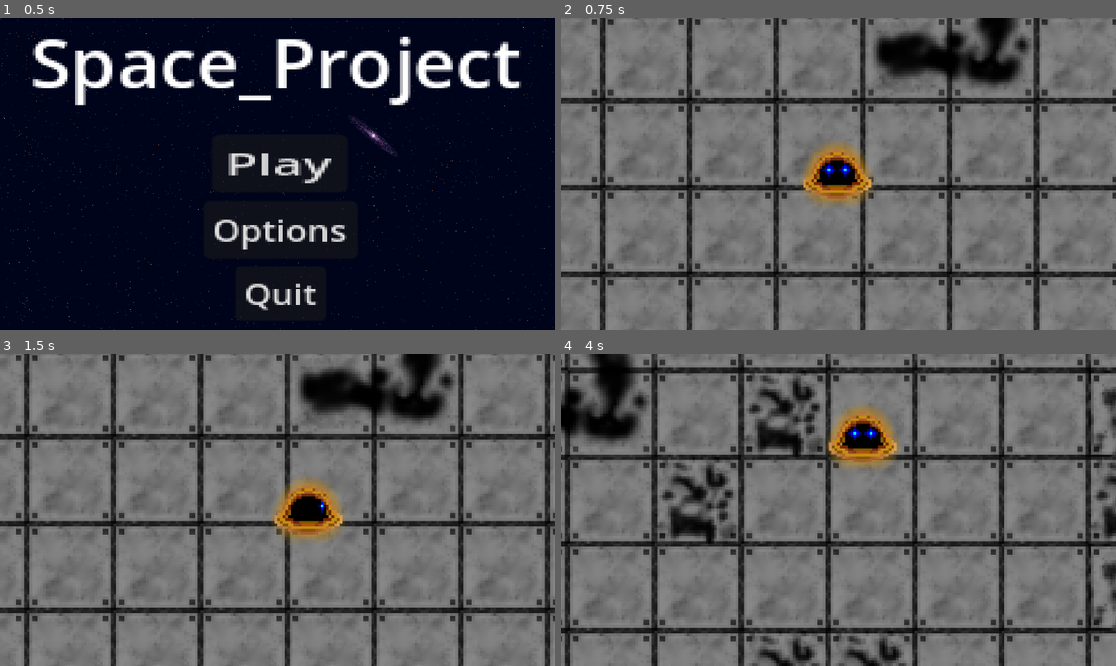
Above: before the commit, frames 1-4 (two rows, left to right).
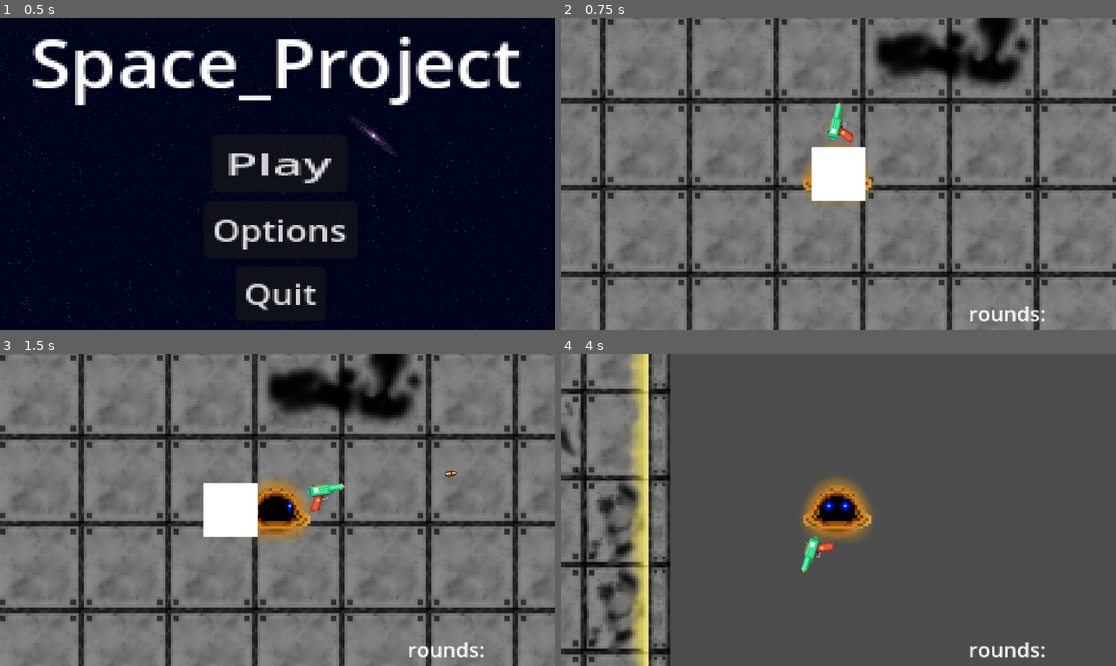
Above: after the commit, the same moments.

Repository: vulcanicbutter/space-project
Game: Godot game, scene res://MainMenu/Main Menu.tscn
Same seed, same stepped clock (60 frames per second), same inputs: the game is played once before the commit and once after it.
Inputs (mouse positions are in pixels of both pictures, inside the frame that each line leads up to):
- Up to frame 1 (0.5 s): no input
- Up to frame 2 (0.75 s): click "Play" at 0.5 s
- Up to frame 3 (1.5 s): tap Enter at 1.25 s; move the mouse to (399, 494) at 1.27 s; hold D (move_right) from 1.28 s (still down); click (399, 494) at 1.35 s
- Up to frame 4 (4 s): tap Space (Dash, bound only after the commit) at 1.55, 2.1, 3.8 s; move the mouse to (727, 525) at 2.02 s; release D (move_right) at 2.03 s; hold S (move_backward) 2.03-2.78 s; tap Tab (test, bound only after the commit) at 2.3, 2.85 s; move the mouse to (894, 441) at 2.77 s; hold D (move_right) 2.78-3.53 s; click (894, 441) at 3.05 s; move the mouse to (810, 572) at 3.52 s; hold W (move_forward) from 3.53 s (still down); click (810, 572) at 3.6 s

Frame 1 is identical in both runs. In frame 2, 2.3% of the frame differs, in the area x 45-88%, y 26-98%; in frame 3, 26%; in frame 4, 86%, in the area x 0-100%, y 0-100%.
Error before the commit: Invalid call. Nonexistent function 'start_attack' in base 'Area2D'. (res://Characters/Movement.gd:43)

Commit message:
Add files via upload

Diff:
--- a/space_project/Characters/Movement.gd
+++ b/space_project/Characters/Movement.gd
@@ -4,6 +4,13 @@
 @export var MAX_SPEED = 200.0
 @export var ACCELERATION = 800.0
 @export var DECELERATION = 800.0
+@export var dash_can = true
+@export var dash_amount = 1
+@export var dash_coldown = 1
+@export var dash_lenght = 0.105
+@export var dash_max_amount = 4
+@export var dash_regen = true
+@export var dash_regen_coldown = 2
 #endregion
 
 #region Attack variables
@@ -38,10 +45,30 @@
 	move_and_slide()
 #endregion
 
-#region Attack function
-	if Input.is_action_just_pressed("meele_attack"):
-		attack_component.start_attack()
-#endregion
+#region Dash
+
+
+	if Input.is_action_just_pressed("Dash") and dash_can == true and dash_amount >= 1 :
+	#dash
+		dash_can = false
+		dash_amount = dash_amount - 1
+		MAX_SPEED = MAX_SPEED * 5
+		ACCELERATION = ACCELERATION * 6.3
+		await get_tree().create_timer(dash_lenght).timeout
+		MAX_SPEED = MAX_SPEED / 5
+		ACCELERATION = ACCELERATION / 6.3
+		await get_tree().create_timer(dash_coldown).timeout
+		dash_can = true
+
+
+#region Dash regen
+	if dash_max_amount > dash_amount and dash_regen:
+		dash_regen = false
+		dash_amount = dash_amount + 1
+		await get_tree().create_timer(dash_regen_coldown).timeout
+		dash_regen = true
+
+
 
 #region Texture changer function
 	if input_vector.x > 0:
--- /dev/null
+++ b/space_project/Enviorment/cardboard_box.tscn
@@ -0,0 +1,19 @@
+[gd_scene load_steps=3 format=3 uid="uid://6vhjhe6mekae"]
+
+[sub_resource type="CanvasTexture" id="CanvasTexture_ogqv5"]
+
+[sub_resource type="RectangleShape2D" id="RectangleShape2D_ogqv5"]
+
+[node name="BoxHandler" type="Node2D"]
+
+[node name="carboardbox" type="Node2D" parent="."]
+
+[node name="Sprite2D" type="Sprite2D" parent="carboardbox"]
+position = Vector2(2.98023e-08, 0)
+scale = Vector2(20, 20)
+texture = SubResource("CanvasTexture_ogqv5")
+
+[node name="Area2D" type="Area2D" parent="carboardbox"]
+
+[node name="CollisionShape2D" type="CollisionShape2D" parent="carboardbox/Area2D"]
+shape = SubResource("RectangleShape2D_ogqv5")
--- /dev/null
+++ b/space_project/Enviorment/wall.tscn
@@ -0,0 +1,13 @@
+[gd_scene load_steps=2 format=3 uid="uid://bktht5phnmh1s"]
+
+[sub_resource type="RectangleShape2D" id="RectangleShape2D_ls2y0"]
+size = Vector2(36, 2)
+
+[node name="wall" type="Node2D"]
+
+[node name="Area2D" type="Area2D" parent="."]
+
+[node name="Sprite2D" type="Sprite2D" parent="Area2D"]
+
+[node name="CollisionShape2D" type="CollisionShape2D" parent="Area2D"]
+shape = SubResource("RectangleShape2D_ls2y0")
--- /dev/null
+++ b/space_project/Hud.tscn
@@ -0,0 +1,21 @@
+[gd_scene load_steps=2 format=3 uid="uid://8hyawat5lxqx"]
+
+[sub_resource type="LabelSettings" id="LabelSettings_hj7fp"]
+
+[node name="HUD" type="Control"]
+layout_mode = 3
+anchors_preset = 15
+anchor_right = 1.0
+anchor_bottom = 1.0
+grow_horizontal = 2
+grow_vertical = 2
+
+[node name="Label" type="Label" parent="."]
+layout_mode = 0
+offset_left = 150.0
+offset_top = 103.0
+offset_right = 210.0
+offset_bottom = 126.0
+scale = Vector2(0.479997, 0.466411)
+text = "rounds:"
+label_settings = SubResource("LabelSettings_hj7fp")
--- a/space_project/Lobby/Lobby.tscn
+++ b/space_project/Lobby/Lobby.tscn
@@ -1,11 +1,10 @@
-[gd_scene load_steps=15 format=4 uid="uid://dgo1q2wfa6fnc"]
+[gd_scene load_steps=13 format=4 uid="uid://dgo1q2wfa6fnc"]
 
 [ext_resource type="Texture2D" uid="uid://f7uq58xa24dd" path="res://Enviorment/Tileset.png" id="1_iiluk"]
-[ext_resource type="Script" uid="uid://dc2b705dkl6ls" path="res://Characters/Movement.gd" id="2_tw5qk"]
-[ext_resource type="Texture2D" uid="uid://b28o1vk2lvfth" path="res://Characters/Default_Character_front.png" id="3_ihjjj"]
+[ext_resource type="PackedScene" uid="uid://cuiaqgirsk2nr" path="res://player.tscn" id="3_6tm10"]
+[ext_resource type="PackedScene" uid="uid://6vhjhe6mekae" path="res://Enviorment/cardboard_box.tscn" id="3_tw5qk"]
 [ext_resource type="Texture2D" uid="uid://bksb4sbjhghvp" path="res://Enviorment/Tileset_walls.png" id="4_6dted"]
-[ext_resource type="Texture2D" uid="uid://t2qjk2dfw2o4" path="res://Characters/Default_Character_left.png" id="4_ihjjj"]
-[ext_resource type="Texture2D" uid="uid://crk5b76r7wlqc" path="res://Characters/Default_Character_right.png" id="5_6dted"]
+[ext_resource type="PackedScene" uid="uid://d24okg6po3c77" path="res://Spawner/spawner.tscn" id="4_iiluk"]
 
 [sub_resource type="TileSetAtlasSource" id="TileSetAtlasSource_2kqfl"]
 texture = ExtResource("1_iiluk")
@@ -21,15 +20,6 @@
 tile_size = Vector2i(32, 32)
 physics_layer_0/collision_layer = 1
 sources/0 = SubResource("TileSetAtlasSource_2kqfl")
-
-[sub_resource type="CapsuleShape2D" id="CapsuleShape2D_jjvec"]
-radius = 7.0
-height = 25.0
-
-[sub_resource type="CircleShape2D" id="CircleShape2D_hiny6"]
-radius = 7.13341
-
-[sub_resource type="SphereMesh" id="SphereMesh_hiny6"]
 
 [sub_resource type="TileSetAtlasSource" id="TileSetAtlasSource_a3xvg"]
 resource_name = "Walls"
@@ -49,6 +39,11 @@
 physics_layer_0/collision_layer = 1
 sources/0 = SubResource("TileSetAtlasSource_a3xvg")
 
+[sub_resource type="CircleShape2D" id="CircleShape2D_hiny6"]
+radius = 7.13341
+
+[sub_resource type="SphereMesh" id="SphereMesh_hiny6"]
+
 [sub_resource type="CapsuleShape2D" id="CapsuleShape2D_tccrc"]
 radius = 7.0
 height = 25.0
@@ -64,49 +59,6 @@
 position = Vector2(9, -59)
 tile_map_data = PackedByteArray("AAAAAP//AAACAAAAAAAAAAAAAAACAAEAAAABAP//AAADAAAAAAABAAAAAAADAAEAAAD7//z/AAACAAAAAAD7// …(16880 unchanged characters)…
 tile_set = SubResource("TileSet_phpbs")
-
-[node name="Player" type="CharacterBody2D" parent="."]
-motion_mode = 1
-script = ExtResource("2_tw5qk")
-character_front = ExtResource("3_ihjjj")
-character_left = ExtResource("4_ihjjj")
-character_right = ExtResource("5_6dted")
-
-[node name="PlayerStats" type="Node" parent="Player"]
-
-[node name="PlayerHurtBox" type="Area2D" parent="Player"]
-
-[node name="CollisionShape2D" type="CollisionShape2D" parent="Player/PlayerHurtBox"]
-position = Vector2(-0.5, -1)
-rotation = 1.5708
-shape = SubResource("CapsuleShape2D_jjvec")
-
-[node name="Camera2D" type="Camera2D" parent="Player"]
-zoom = Vector2(5.63, 5.63)
-position_smoothing_enabled = true
-
-[node name="Sprite2D2" type="Sprite2D" parent="Player"]
-texture = ExtResource("3_ihjjj")
-
-[node name="CollisionShape2D" type="CollisionShape2D" parent="Player"]
-position = Vector2(-0.5, -1)
-rotation = 1.5708
-shape = SubResource("CapsuleShape2D_jjvec")
-
-[node name="PlayerAttackHitbox" type="Area2D" parent="Player"]
-visible = false
-position = Vector2(-0.4, 0.1)
-scale = Vector2(3, 3)
-
-[node name="CollisionShape2D" type="CollisionShape2D" parent="Player/PlayerAttackHitbox"]
-shape = SubResource("CircleShape2D_hiny6")
-disabled = true
-
-[node name="MeshInstance2D" type="MeshInstance2D" parent="Player/PlayerAttackHitbox/CollisionShape2D"]
-modulate = Color(0.839216, 0.694118, 0, 0.380392)
-position = Vector2(-0.0333327, -0.0333303)
-scale = Vector2(26.3632, 26)
-mesh = SubResource("SphereMesh_hiny6")
 
 [node name="TileMapLayer2" type="TileMapLayer" parent="."]
 position = Vector2(9, -59)
@@ -160,7 +112,10 @@
 scale = Vector2(14.3496, 14)
 mesh = SubResource("SphereMesh_hiny6")
 
-[connection signal="area_entered" from="Player/PlayerHurtBox" to="Enemy3/EnemyAttackHitbox" method="_on_player_hurt_box_area_entered"]
-[connection signal="area_exited" from="Player/PlayerHurtBox" to="Enemy3/EnemyAttackHitbox" method="_on_player_hurt_box_area_exited"]
-[connection signal="area_entered" from="Enemy3/EnemyAttackHitbox" to="Player/PlayerStats" method="_on_enemy_attack_hitbox_area_entered"]
+[node name="Player" parent="." instance=ExtResource("3_6tm10")]
+
+[node name="Spawner" parent="." instance=ExtResource("4_iiluk")]
+
+[node name="BoxHandler" parent="." instance=ExtResource("3_tw5qk")]
+
 [connection signal="area_entered" from="Enemy3/EnemyHurtBox" to="Enemy3" method="_on_enemy_hurt_box_area_entered"]
--- /dev/null
+++ b/space_project/Spawner/spawner.tscn
@@ -0,0 +1,14 @@
+[gd_scene load_steps=3 format=3 uid="uid://d24okg6po3c77"]
+
+[ext_resource type="Script" uid="uid://cn781nfil71n5" path="res://spawner.gd" id="1_10h3l"]
+[ext_resource type="PackedScene" uid="uid://bktht5phnmh1s" path="res://Enviorment/wall.tscn" id="2_38tkg"]
+
+[node name="Spawner" type="Node2D"]
+script = ExtResource("1_10h3l")
+
+[node name="Timer" type="Timer" parent="."]
+autostart = true
+
+[node name="wall" parent="." instance=ExtResource("2_38tkg")]
+
+[connection signal="timeout" from="Timer" to="." method="_on_timer_timeout"]
--- /dev/null
+++ b/space_project/fullscreenwindowed.gd
@@ -0,0 +1,17 @@
+extends Node
+
+func _ready():
+	# Optional: Start in fullscreen when game launches
+	DisplayServer.window_set_mode(DisplayServer.WINDOW_MODE_WINDOWED)
+	pass
+
+func _input(event):
+	if event.is_action_pressed("fullscreenwindowed"):
+		toggle_fullscreen()
+
+func toggle_fullscreen():
+	if DisplayServer.window_get_mode() == DisplayServer.WINDOW_MODE_FULLSCREEN:
+		DisplayServer.window_set_mode(DisplayServer.WINDOW_MODE_WINDOWED)
+		print("Switched to Windowed mode")
+	else:
+		DisplayServer.window_set_mode(DisplayServer.WINDOW_MODE_FULLSCREEN)
--- /dev/null
+++ b/space_project/items/gun/Bullet/bullet.gd
@@ -0,0 +1,10 @@
+extends Node2D
+@export var Bulletspeed = 300
+var final_velocity = Vector2.ZERO
+
+func _process(delta: float) -> void:
+	position += transform.x * Bulletspeed * delta
+
+
+func _on_visible_on_screen_notifier_2d_screen_exited() -> void:
+	queue_free()
--- /dev/null
+++ b/space_project/items/gun/Bullet/bullet.tscn
@@ -0,0 +1,17 @@
+[gd_scene load_steps=3 format=3 uid="uid://ofdikqvhq72v"]
+
+[ext_resource type="Texture2D" uid="uid://30dqepc8ap8a" path="res://items/gun/Bullet/Bullet.png" id="1_miwmg"]
+[ext_resource type="Script" uid="uid://d20t45k3lvx2" path="res://items/gun/Bullet/bullet.gd" id="1_tnb50"]
+
+[node name="bullet" type="Node2D"]
+script = ExtResource("1_tnb50")
+
+[node name="bullet" type="Sprite2D" parent="."]
+position = Vector2(0.5, -2.38419e-07)
+scale = Vector2(0.0108173, 0.0112179)
+texture = ExtResource("1_miwmg")
+
+[node name="VisibleOnScreenNotifier2D" type="VisibleOnScreenNotifier2D" parent="."]
+scale = Vector2(0.5, 0.6)
+
+[connection signal="screen_exited" from="VisibleOnScreenNotifier2D" to="." method="_on_visible_on_screen_notifier_2d_screen_exited"]
--- /dev/null
+++ b/space_project/items/gun/gun.gd
@@ -0,0 +1,42 @@
+extends Node2D
+
+@onready var fire_timer = $FireTimer
+@export var fire_rate: float = 0.2
+var Timeout = 1.5
+var ammo = 30
+var max_ammo = 30
+var reloadtime = 2
+
+
+const bullet = preload("res://items/gun/Bullet/bullet.tscn")
+@onready var muzzle: Marker2D = $Marker2D
+
+func _physics_process(delta):
+	look_at(get_global_mouse_position())
+
+	if Input.is_action_just_pressed("reload") and ammo != max_ammo :
+		await get_tree().create_timer(reloadtime).timeout
+		ammo = max_ammo
+
+	rotation_degrees = wrapf(rotation_degrees, 0.0, 360.0)
+
+	if rotation_degrees > 90 and rotation_degrees < 270:
+		scale.y = -1
+	else:
+		scale.y = 1
+
+
+
+
+		##if Input.is_action_just_pressed("test"):
+
+
+
+		if Input.is_action_just_pressed("attack") and ammo > 0 and fire_timer.is_stopped():
+			var bullet_instance = load("res://items/gun/Bullet/bullet.tscn").instantiate()
+			ammo = ammo-1
+			get_parent().add_child(bullet_instance)
+			bullet_instance.global_position = muzzle.global_position
+			bullet_instance.rotation = rotation
+			fire_timer.start(fire_rate)
+		#pistol_cooldown = true
--- /dev/null
+++ b/space_project/items/gun/gun.tscn
@@ -0,0 +1,18 @@
+[gd_scene load_steps=3 format=3 uid="uid://d2mr7mdjs6gk0"]
+
+[ext_resource type="Texture2D" uid="uid://cebffj3hqoyd5" path="res://items/gun/pixel-art-retro-toy-gun-isolated-white-background_1292377-21085.png" id="1_kltfy"]
+[ext_resource type="Script" uid="uid://cv8lyeaoa4117" path="res://items/gun/gun.gd" id="1_yp0mf"]
+
+[node name="gun" type="Node2D"]
+script = ExtResource("1_yp0mf")
+
+[node name="Sprite2D" type="Sprite2D" parent="."]
+position = Vector2(19, -3)
+scale = Vector2(0.02, 0.02)
+texture = ExtResource("1_kltfy")
+
+[node name="Marker2D" type="Marker2D" parent="."]
+position = Vector2(25, -5)
+
+[node name="FireTimer" type="Timer" parent="."]
+one_shot = true
--- /dev/null
+++ b/space_project/player.tscn
@@ -0,0 +1,71 @@
+[gd_scene load_steps=10 format=3 uid="uid://cuiaqgirsk2nr"]
+
+[ext_resource type="Script" uid="uid://dc2b705dkl6ls" path="res://Characters/Movement.gd" id="1_sweqy"]
+[ext_resource type="Texture2D" uid="uid://b28o1vk2lvfth" path="res://Characters/Default_Character_front.png" id="2_2hs0m"]
+[ext_resource type="Texture2D" uid="uid://t2qjk2dfw2o4" path="res://Characters/Default_Character_left.png" id="3_1jxqw"]
+[ext_resource type="Texture2D" uid="uid://crk5b76r7wlqc" path="res://Characters/Default_Character_right.png" id="4_dw050"]
+[ext_resource type="PackedScene" uid="uid://d2mr7mdjs6gk0" path="res://items/gun/gun.tscn" id="5_b26j0"]
+[ext_resource type="PackedScene" uid="uid://8hyawat5lxqx" path="res://Hud.tscn" id="6_2hs0m"]
+
+[sub_resource type="CapsuleShape2D" id="CapsuleShape2D_n7ghd"]
+radius = 7.0
+height = 25.0
+
+[sub_resource type="CircleShape2D" id="CircleShape2D_nvl01"]
+radius = 7.13341
+
+[sub_resource type="SphereMesh" id="SphereMesh_ivps1"]
+
+[node name="Player" type="CharacterBody2D"]
+motion_mode = 1
+script = ExtResource("1_sweqy")
+character_front = ExtResource("2_2hs0m")
+character_left = ExtResource("3_1jxqw")
+character_right = ExtResource("4_dw050")
+
+[node name="PlayerStats" type="Node" parent="."]
+
+[node name="PlayerHurtBox" type="Area2D" parent="."]
+
+[node name="CollisionShape2D" type="CollisionShape2D" parent="PlayerHurtBox"]
+position = Vector2(-0.5, -1)
+rotation = 1.5708
+shape = SubResource("CapsuleShape2D_n7ghd")
+
+[node name="Camera2D" type="Camera2D" parent="."]
+zoom = Vector2(5.63, 5.63)
+
+[node name="HUD" parent="." instance=ExtResource("6_2hs0m")]
+offset_left = -102.0
+offset_top = -57.0
+offset_right = -31.0
+offset_bottom = -23.0
+
+[node name="Sprite2D2" type="Sprite2D" parent="."]
+texture = ExtResource("2_2hs0m")
+
+[node name="CollisionShape2D" type="CollisionShape2D" parent="."]
+position = Vector2(-1, -1)
+rotation = 1.5708
+shape = SubResource("CapsuleShape2D_n7ghd")
+
+[node name="PlayerAttackHitbox" type="Area2D" parent="."]
+position = Vector2(-0.4, 0.1)
+scale = Vector2(3, 3)
+
+[node name="CollisionShape2D" type="CollisionShape2D" parent="PlayerAttackHitbox"]
+visible = false
+shape = SubResource("CircleShape2D_nvl01")
+disabled = true
+
+[node name="MeshInstance2D" type="MeshInstance2D" parent="PlayerAttackHitbox/CollisionShape2D"]
+visible = false
+modulate = Color(0.839216, 0.694118, 0, 0.380392)
+position = Vector2(-0.0333327, -0.0333303)
+scale = Vector2(26.3632, 26)
+mesh = SubResource("SphereMesh_ivps1")
+
+[node name="gun" parent="." instance=ExtResource("5_b26j0")]
+
+[node name="Node2D" type="Node2D" parent="."]
+visible = false
--- a/space_project/project.godot
+++ b/space_project/project.godot
@@ -14,6 +14,10 @@
 run/main_scene="uid://byuotx5awablw"
 config/features=PackedStringArray("4.4", "Forward Plus")
 config/icon="res://icon.svg"
+
+[autoload]
+
+toggle_fullscreen="*res://fullscreenwindowed.gd"
 
 [input]
 
@@ -37,9 +41,34 @@
 "events": [Object(InputEventKey,"resource_local_to_scene":false,"resource_name":"","device":-1,"window_id":0,"alt_press …(192 unchanged characters)…
 ]
 }
-meele_attack={
+attack={
 "deadzone": 0.2,
-"events": [Object(InputEventMouseButton,"resource_local_to_s …(115 unchanged characters)… alse,"meta_pressed":false,"button_mask":0,"position":Vector2(0, 0),"global_position":Vector2(0, 0),"factor":1.0,"button_index":1,"canceled":false,"pressed":false,"double_click":false,"script":null)
+"events": [Object(InputEventMouseButton,"resource_local_to_s …(115 unchanged characters)… alse,"meta_pressed":false,"button_mask":1,"position":Vector2(190, 29),"global_position":Vector2(199, 77),"factor":1.0,"button_index":1,"canceled":false,"pressed":true,"double_click":false,"script":null)
+]
+}
+Dash={
+"deadzone": 0.2,
+"events": [Object(InputEventKey,"resource_local_to_scene":false,"resource_name":"","device":-1,"window_id":0,"alt_pressed":false,"shift_pressed":false,"ctrl_pressed":false,"meta_pressed":false,"pressed":false,"keycode":0,"physical_keycode":32,"key_label":0,"unicode":32,"location":0,"echo":false,"script":null)
+]
+}
+fullscreenwindowed={
+"deadzone": 0.2,
+"events": [Object(InputEventKey,"resource_local_to_scene":false,"resource_name":"","device":-1,"window_id":0,"alt_pressed":false,"shift_pressed":false,"ctrl_pressed":false,"meta_pressed":false,"pressed":false,"keycode":0,"physical_keycode":4194342,"key_label":0,"unicode":0,"location":0,"echo":false,"script":null)
+]
+}
+exit_fullscreen={
+"deadzone": 0.2,
+"events": [Object(InputEventKey,"resource_local_to_scene":false,"resource_name":"","device":-1,"window_id":0,"alt_pressed":false,"shift_pressed":false,"ctrl_pressed":false,"meta_pressed":false,"pressed":false,"keycode":0,"physical_keycode":4194305,"key_label":0,"unicode":0,"location":0,"echo":false,"script":null)
+]
+}
+reload={
+"deadzone": 0.2,
+"events": [Object(InputEventKey,"resource_local_to_scene":false,"resource_name":"","device":-1,"window_id":0,"alt_pressed":false,"shift_pressed":false,"ctrl_pressed":false,"meta_pressed":false,"pressed":false,"keycode":0,"physical_keycode":82,"key_label":0,"unicode":114,"location":0,"echo":false,"script":null)
+]
+}
+test={
+"deadzone": 0.2,
+"events": [Object(InputEventKey,"resource_local_to_scene":false,"resource_name":"","device":-1,"window_id":0,"alt_pressed":false,"shift_pressed":false,"ctrl_pressed":false,"meta_pressed":false,"pressed":false,"keycode":0,"physical_keycode":4194306,"key_label":0,"unicode":0,"location":0,"echo":false,"script":null)
 ]
 }
 
--- /dev/null
+++ b/space_project/spawner.gd
@@ -0,0 +1,13 @@
+extends Node2D
+
+@onready var carboard_box = preload("res://Enviorment/cardboard_box.tscn")
+
+
+
+
+func _on_timer_timeout() -> void:
+	var rand_x = randf_range(500,-500)
+	var rand_y = randf_range(500,-500)
+	var box = carboard_box.instantiate()
+	box.position = position + Vector2(rand_x,rand_y)
+	get_parent().get_node("BoxHandler").add_child(box)
Not shown, added: space_project/fullscreenwindowed.gd.uid
Binary file added: space_project/items/gun/Bullet/Bullet.png
Not shown, added: space_project/items/gun/Bullet/Bullet.png.import
Not shown, added: space_project/items/gun/Bullet/bullet.gd.uid
Not shown, added: space_project/items/gun/gun.gd.uid
Binary file added: space_project/items/gun/pixel-art-retro-toy-gun-isolated-white-background_1292377-21085.png
Not shown, added: space_project/items/gun/pixel-art-retro-toy-gun-isolated-white-background_1292377-21085.png.import
Not shown, added: space_project/spawner.gd.uid
